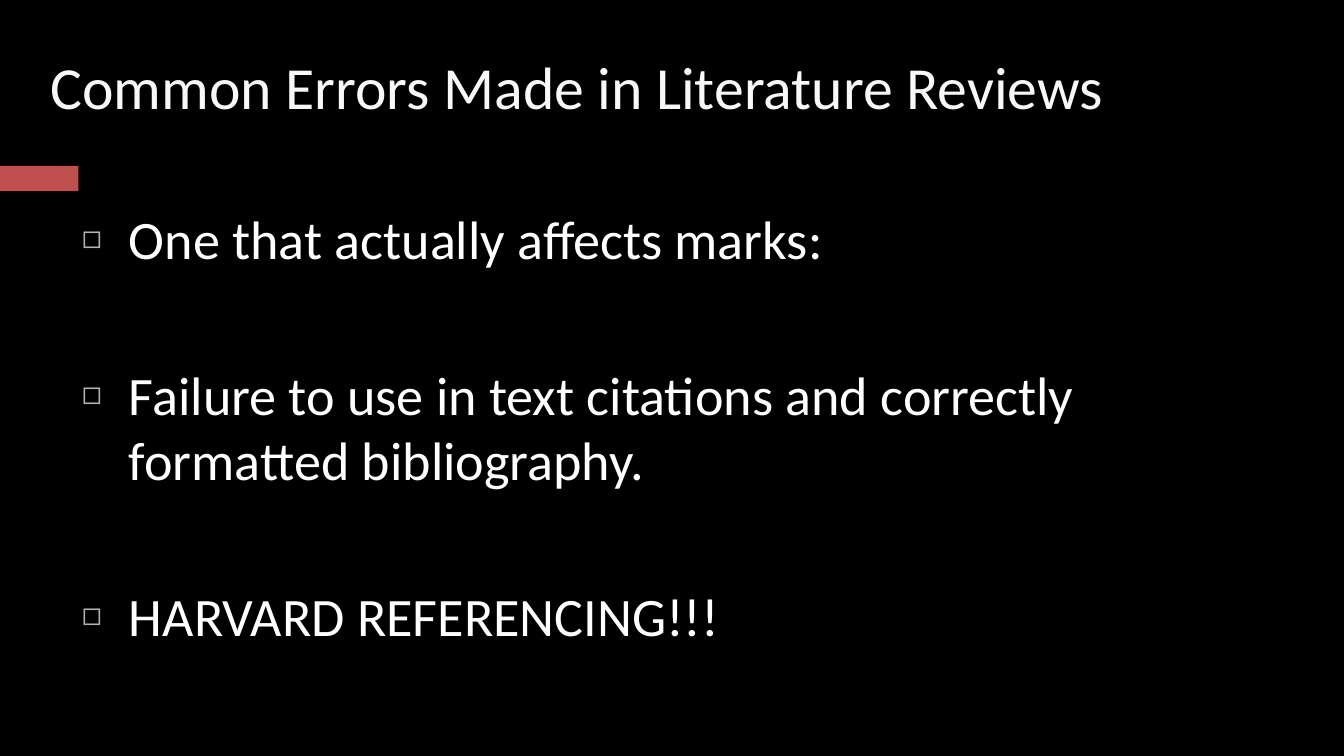
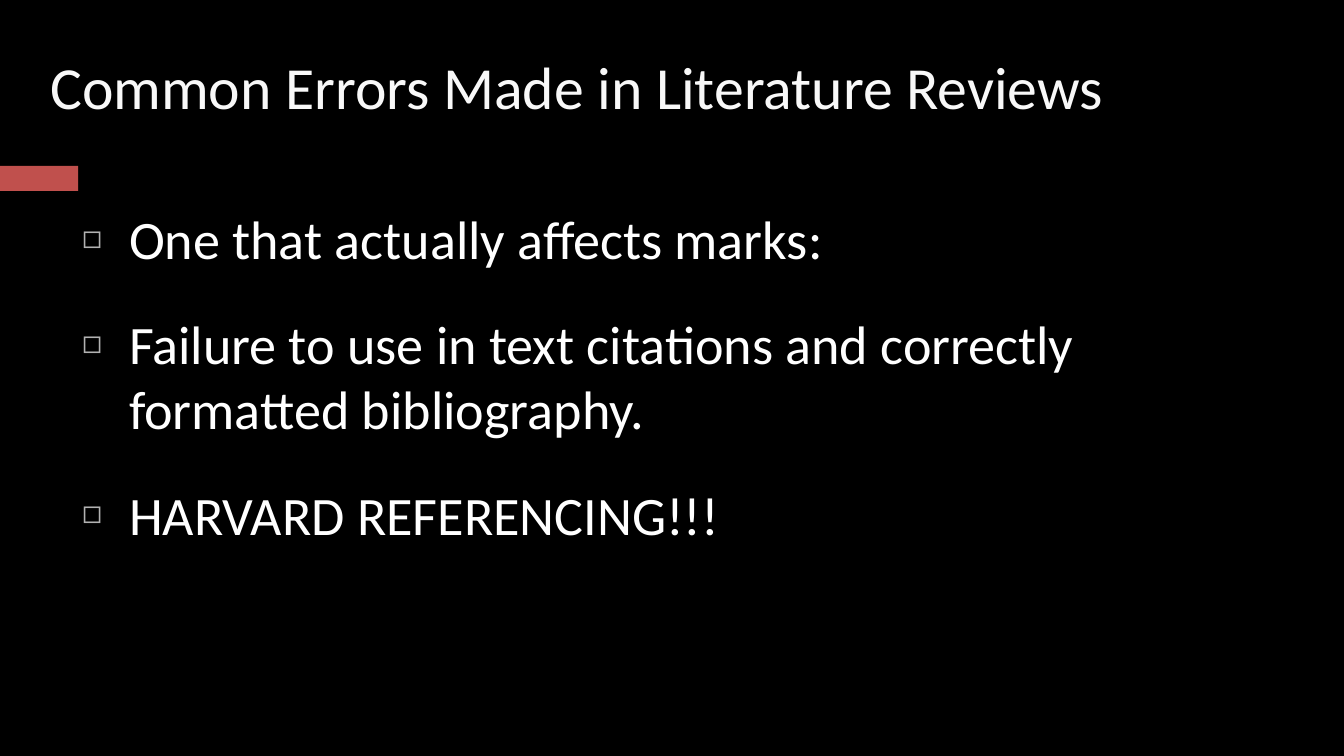
Before and after one commit to dscroft/shape, a slide deck: slide 13 of 300303COM/Literature Reviews.pptx (slide 15 before the commit). Drawn at 1344x756 pixels with LibreOffice and Linux fonts; fonts in the diff are those of the drawing. Boxes give left, top, right and bottom in pixels: in the first picture for what was removed or moved away, otherwise in the second. Text is boxed around its words. In the diff, an @@ line names an element or a change of style, - is before the commit and + after.

```diff
--- a/300303COM/Literature Reviews.pptx
+++ b/300303COM/Literature Reviews.pptx
@@ text "One that actually affects marks:" at (129, 221, 1074, 536): less space between paragraphs @@
```
Also in this commit, not shown: 9 other slides changed, 2 slides removed, 2 other files.
